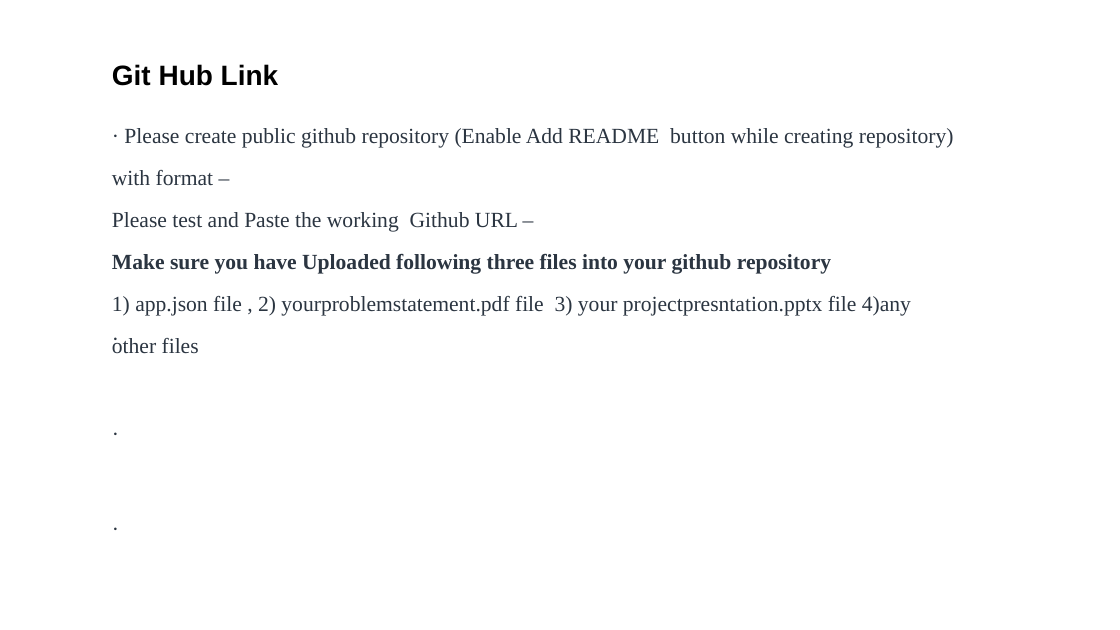
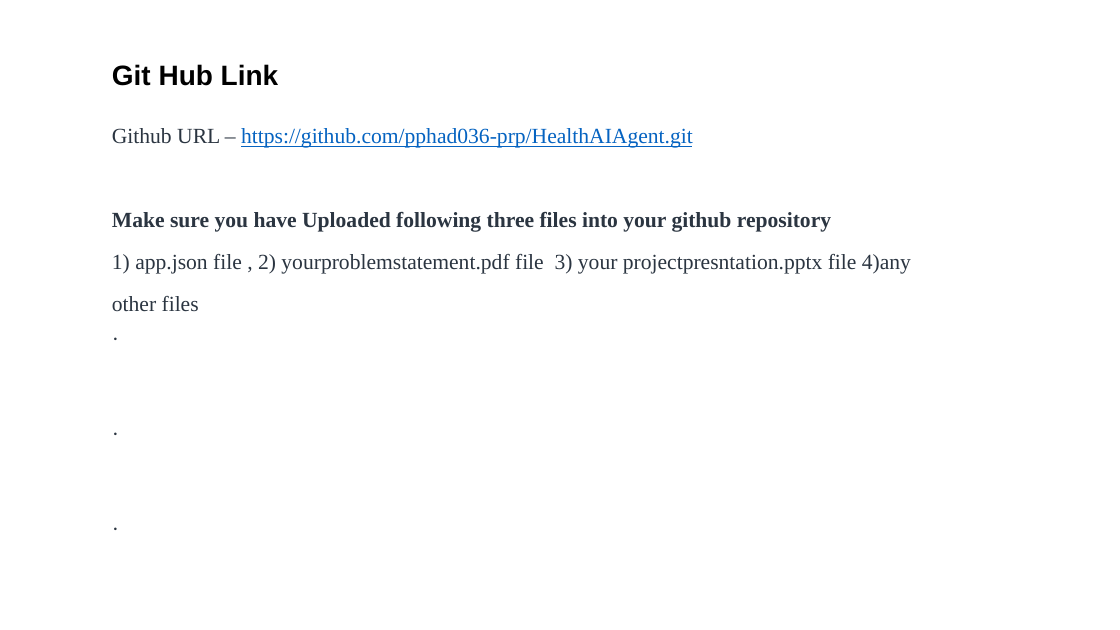
Before and after one commit to pphad036-prp/HealthAIAgent, a slide deck: slide 13 of Project Submission Template for EduentFoundation_IBMUniversityEngagement.pptx. Drawn at 1120x630 pixels with LibreOffice and Linux fonts; fonts in the diff are those of the drawing. Boxes give left, top, right and bottom in pixels: in the first picture for what was removed or moved away, otherwise in the second. Text is boxed around its words. In the diff, an @@ line names an element or a change of style, - is before the commit and + after.

```diff
--- a/Project Submission Template for EduentFoundation_IBMUniversityEngagement.pptx
+++ b/Project Submission Template for EduentFoundation_IBMUniversityEngagement.pptx
@@ text at [112, 128, 693, 148]: text changed; text colour #2B3541 to #0563C1 @@
-· Please create public github repository (Enable Add README button while creating repository) with format –
-Please test and Paste the working Github URL –
+Github URL – https://github.com/pphad036-prp/HealthAIAgent.git
```
